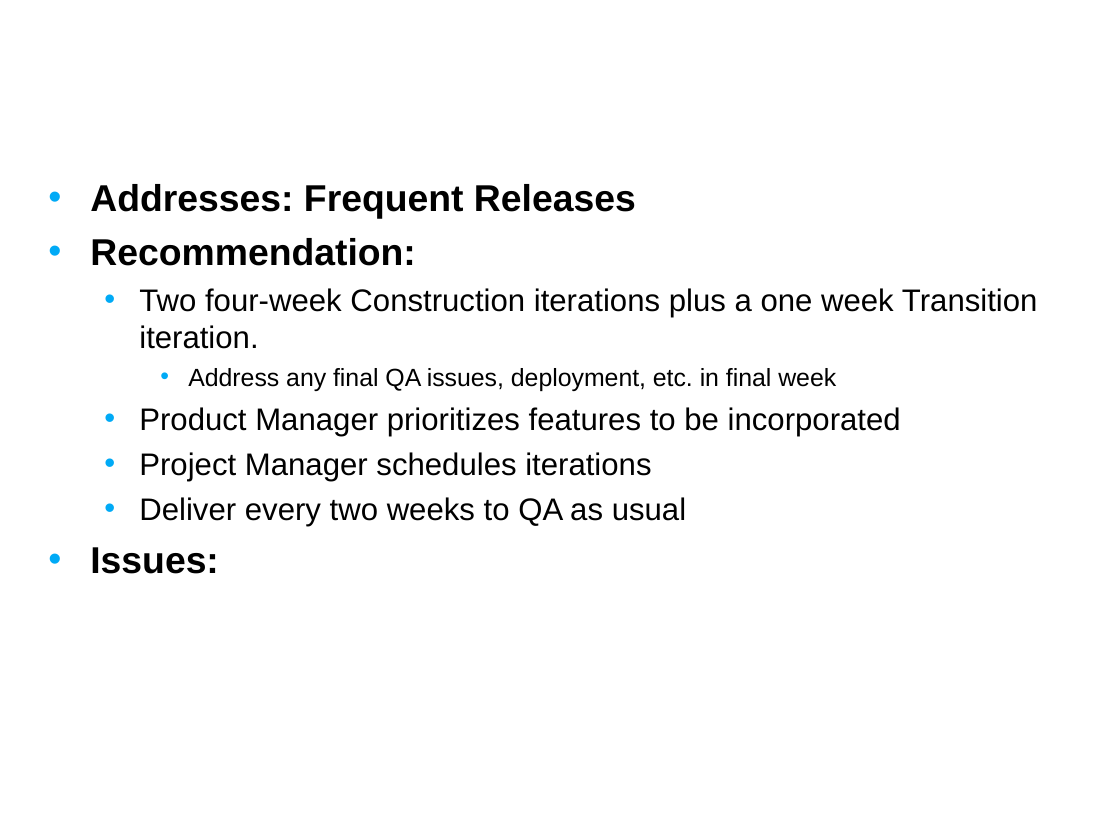
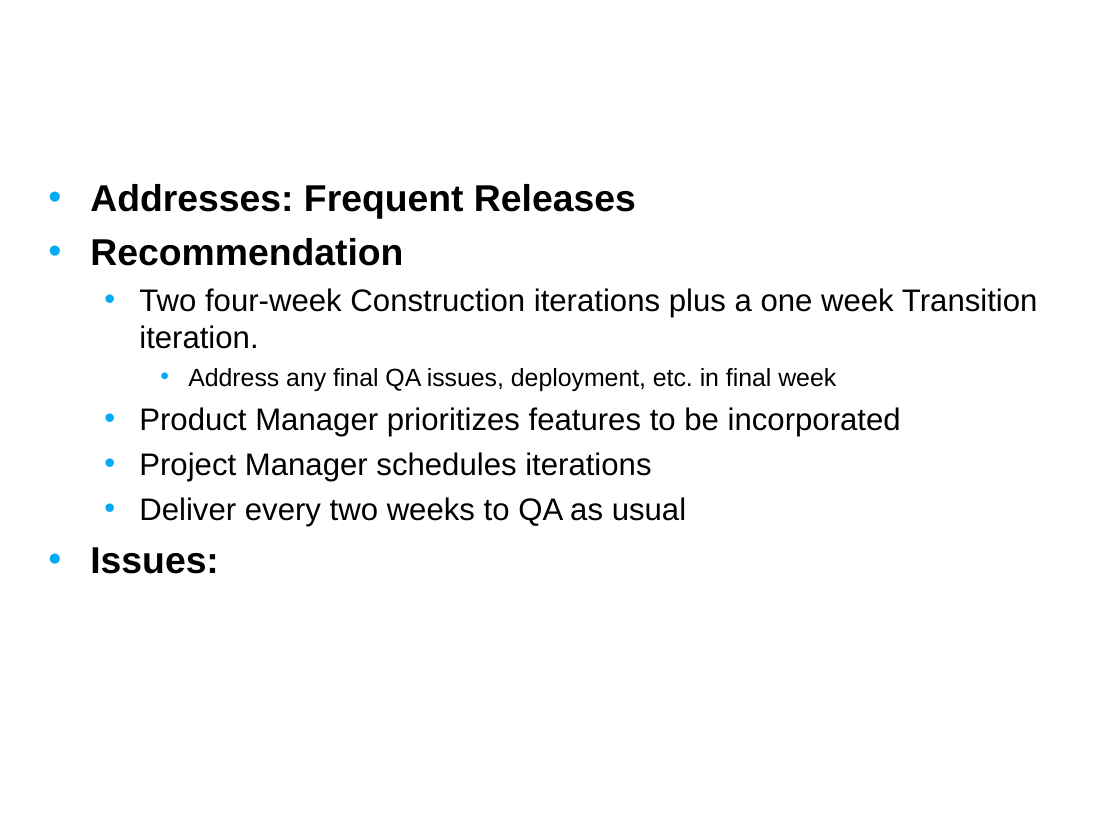
Before and after one commit to NCIP/caarray-docs, a slide deck: slide 15 of environment/references/process_improvement_proposal.ppt (slide 12 before the commit). Drawn at 1120x840 pixels with LibreOffice and Linux fonts; fonts in the diff are those of the drawing; background and template pictures are left out. Boxes give left, top, right and bottom in pixels: in the first picture for what was removed or moved away, otherwise in the second. Text is boxed around its words. In the diff, an @@ line names an element or a change of style, - is before the commit and + after.

```diff
--- a/environment/references/process_improvement_proposal.ppt
+++ b/environment/references/process_improvement_proposal.ppt
@@ text at (90,238,403,266): text changed @@
-• Recommendation:
+• Recommendation
```
Also in this commit, not shown: 8 other slides changed, 3 slides added.
